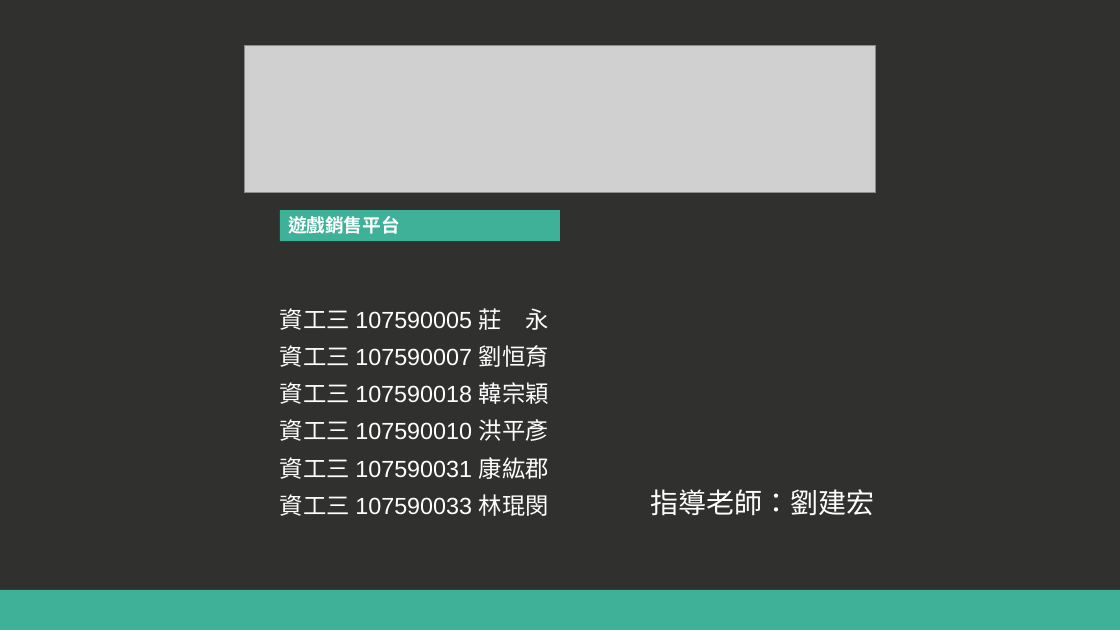
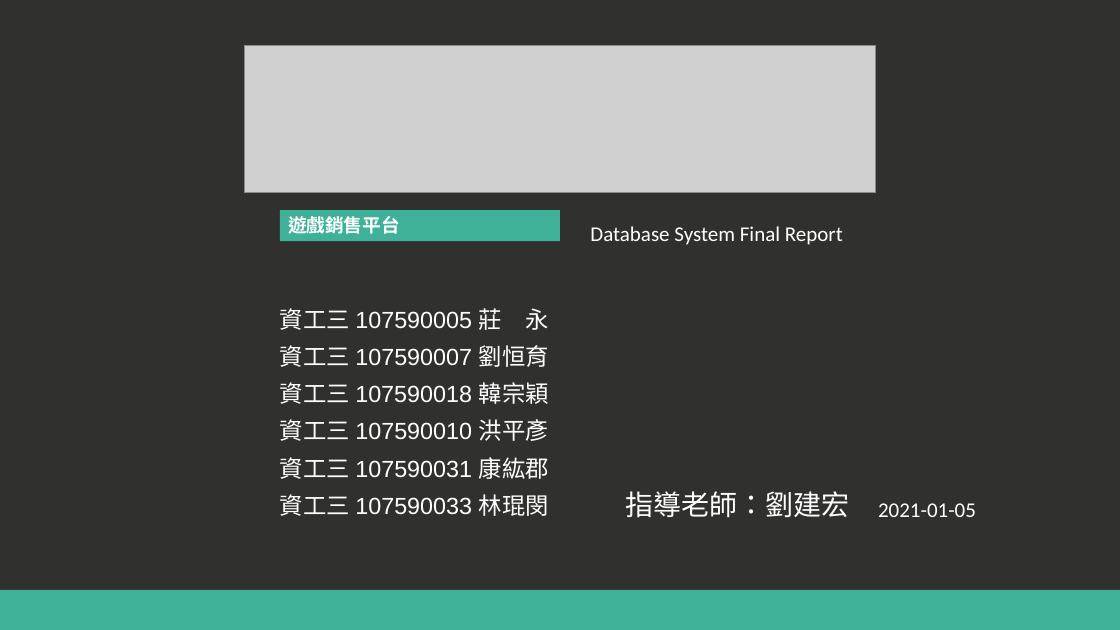
Before and after one commit to 13urgerKing/109-1DBMS, a slide deck: slide 1 of 109-1資料庫系統報告.pptx. Drawn at 1120x630 pixels with LibreOffice and Linux fonts; fonts in the diff are those of the drawing; grey boxes stand for pictures; background and template pictures are left out. Boxes give left, top, right and bottom in pixels: in the first picture for what was removed or moved away, otherwise in the second. Text is boxed around its words. In the diff, an @@ line names an element or a change of style, - is before the commit and + after.

Commit message:
Update Final Report.

```diff
--- a/109-1資料庫系統報告.pptx
+++ b/109-1資料庫系統報告.pptx
@@ text added at box(590, 226, 843, 245), 18 pt, text #FFFFFF @@
+Database System Final Report
@@ text "指導老師：劉建宏": place and size @@
-text "指導老師：劉建宏" at box(651, 489, 875, 516)
+text "指導老師：劉建宏" at box(626, 491, 850, 518)
@@ text added at box(878, 503, 976, 517), 18 pt, text #FFFFFF @@
+2021-01-05
```
Also in this commit, not shown: 9 other slides changed, 9 slides added, 2 slides removed.
